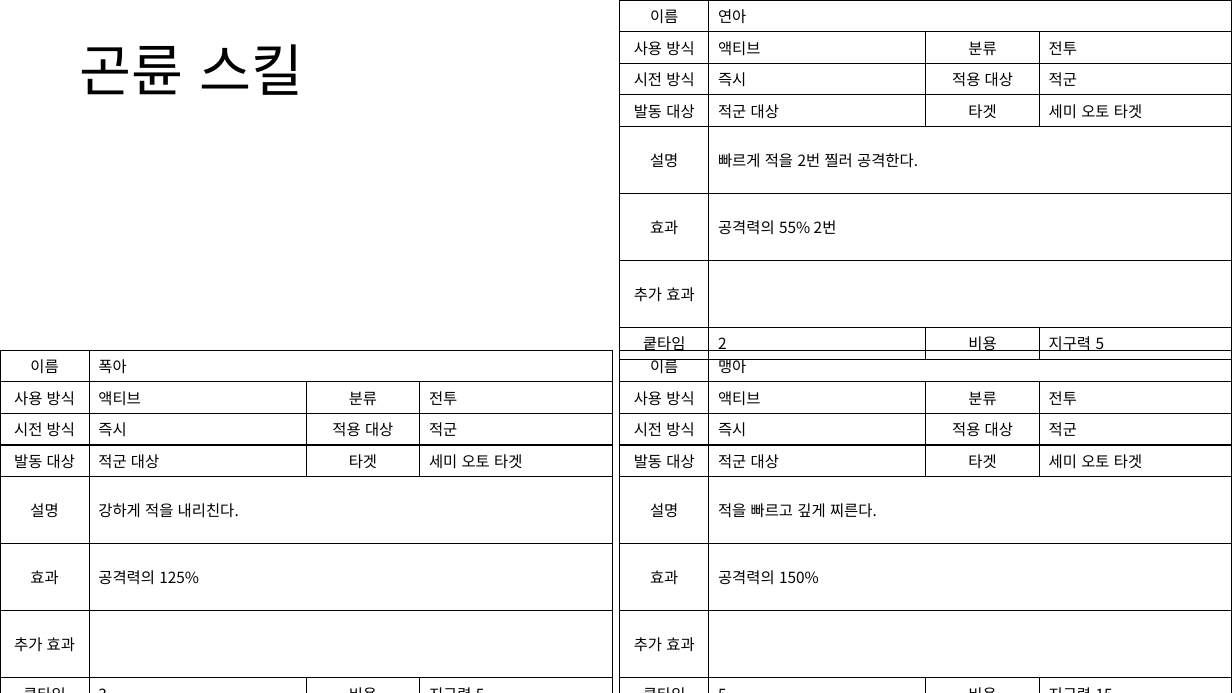
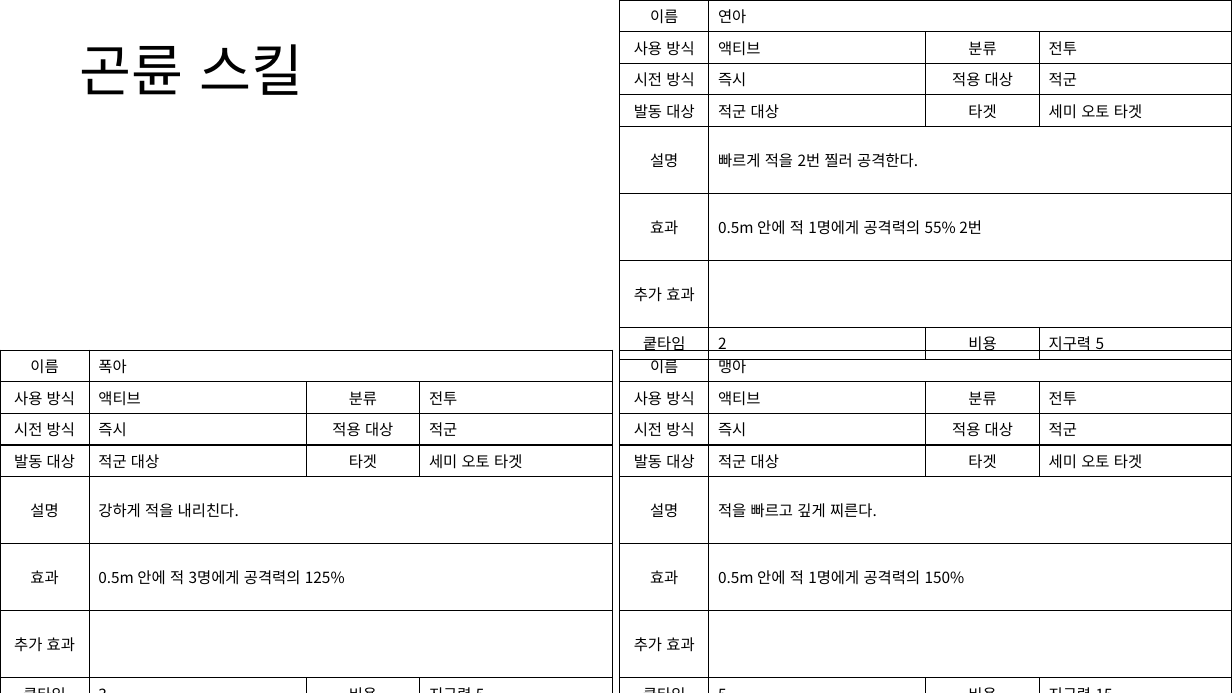
Before and after one commit to yjk0401/unityenginebasic_9th, a slide deck: slide 32 of 기획/방랑엽사전/스킬 기획서.pptx. Drawn at 1232x693 pixels with LibreOffice and Linux fonts; fonts in the diff are those of the drawing. Boxes give left, top, right and bottom in pixels: in the first picture for what was removed or moved away, otherwise in the second. Text is boxed around its words. In the diff, an @@ line names an element or a change of style, - is before the commit and + after.

```diff
--- a/기획/방랑엽사전/스킬 기획서.pptx
+++ b/기획/방랑엽사전/스킬 기획서.pptx
@@ table at <box>620,0,1232,355</box> @@
-row 6, column 2: 공격력의 55% 2번
+row 6, column 2: 0.5m 안에 적 1명에게 공격력의 55% 2번
@@ table at <box>0,350,613,693</box> @@
-row 6, column 2: 공격력의 125%
+row 6, column 2: 0.5m 안에 적 3명에게 공격력의 125%
@@ table at <box>620,350,1232,693</box> @@
-row 6, column 2: 공격력의 150%
+row 6, column 2: 0.5m 안에 적 1명에게 공격력의 150%
```
Also in this commit, not shown: 21 other slides changed, 7 other files.
